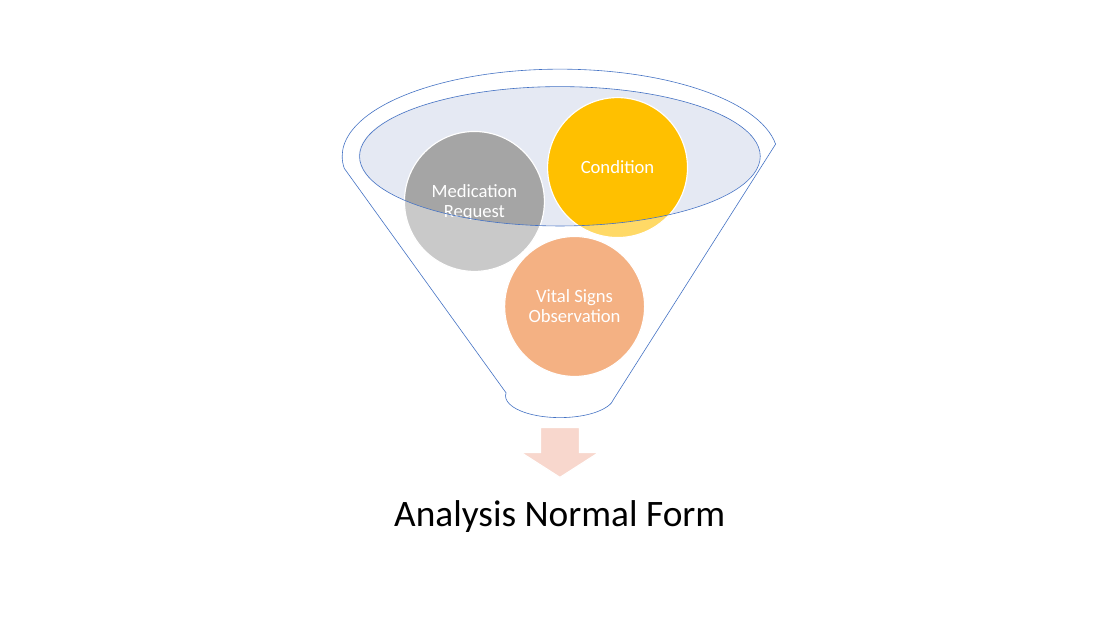
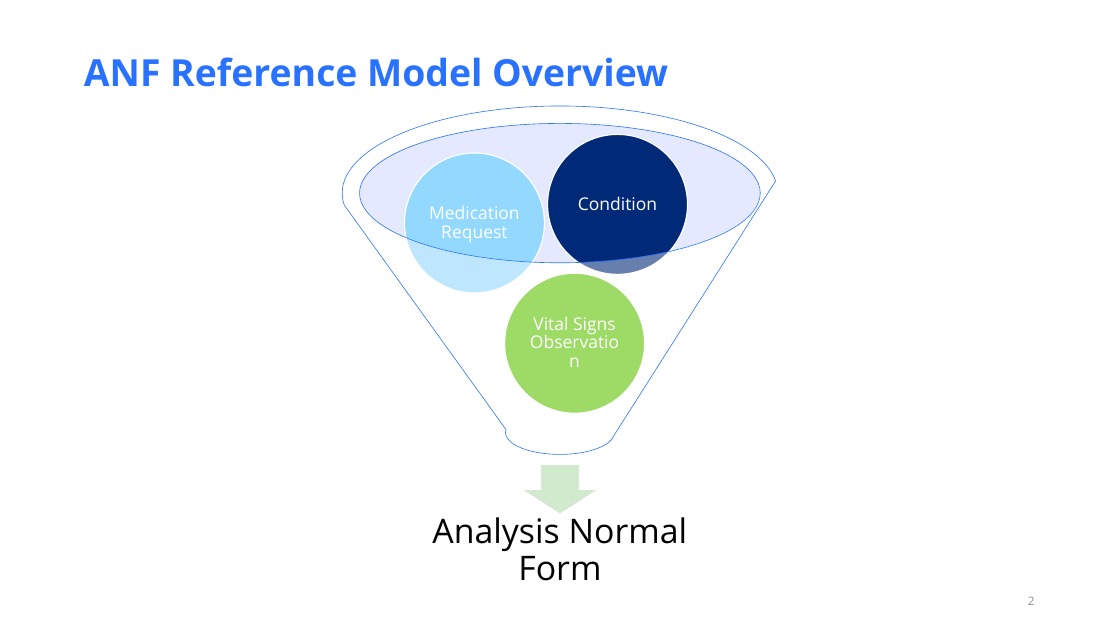
Before and after one commit to HL7/ANF, a slide deck: slide 2 of src/main/uml/doc/ANF Reference Model.pptx (slide 1 before the commit). Drawn at 1120x630 pixels with LibreOffice and Linux fonts; fonts in the diff are those of the drawing. Boxes give left, top, right and bottom in pixels: in the first picture for what was removed or moved away, otherwise in the second. Text is boxed around its words. In the diff, an @@ line names an element or a change of style, - is before the commit and + after.

Commit message:
Updated slide deck format ANF Reference Model.pptx Revised docbook header for introduction.xml and conclusion.xml Updated the audience for introduction.xml

```diff
--- a/src/main/uml/doc/ANF Reference Model.pptx
+++ b/src/main/uml/doc/ANF Reference Model.pptx
@@ title added at [84,57,668,87], 32 pt, text #2972FF, bold @@
+ANF Reference Model Overview
@@ funnel at [342,106,778,455]: outline #4472C4 0.5 pt to #2972FF 0.5 pt @@
@@ ellipse at [359,124,760,263]: fill #C1C9E4 at 40% opacity to #BEC9FF at 40% opacity @@
@@ 3 texts, 3 ellipses, 1 funnel, 1 down arrow: place and size @@
-3 texts, 3 ellipses, 1 funnel, 1 down arrow at [342,69,778,532]
+3 texts, 3 ellipses, 1 funnel, 1 down arrow at [342,106,778,581]
@@ ellipse at [548,134,688,275]: fill #FFC000 to #002A77 @@
@@ ellipse: place and size @@
-ellipse at [404,131,544,271]
+ellipse at [404,153,544,293]
@@ ellipse at [404,153,544,293]: fill #A5A5A5 to #93D8FF @@
@@ text "Medication Request": place and size @@
-text "Medication Request" at [432,184,518,223]
+text "Medication Request" at [429,206,520,242]
@@ ellipse at [505,273,645,413]: fill #ED7D31 to #5DC200 @@
@@ size 16 to 15 pt, font Calibri to Open Sans in 3 elements at [429,206,520,242], [578,196,657,210], [533,316,616,335] @@
@@ down arrow at [521,465,599,514]: fill #F8D7CE to #D2E9CC @@
@@ text "Analysis Normal Form" at [432,511,688,581]: size 32 to 29 pt, font Calibri to Open Sans; less space between paragraphs @@
@@ page number added at [1028,596,1035,605], 10 pt, text #8C8C8C @@
+2
```
Also in this commit, not shown: 10 other slides changed, 2 slides added, 2 other files.
